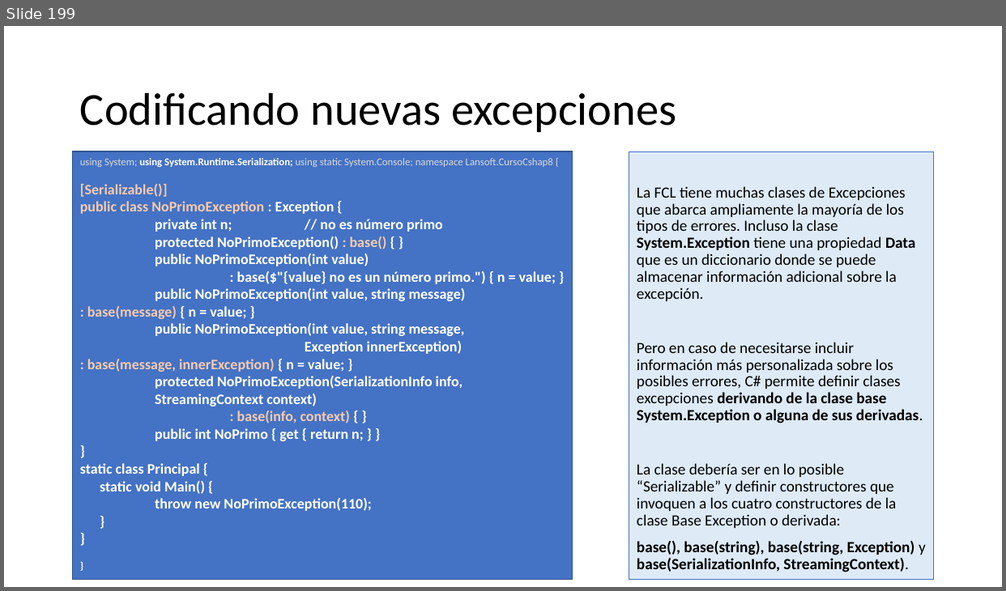
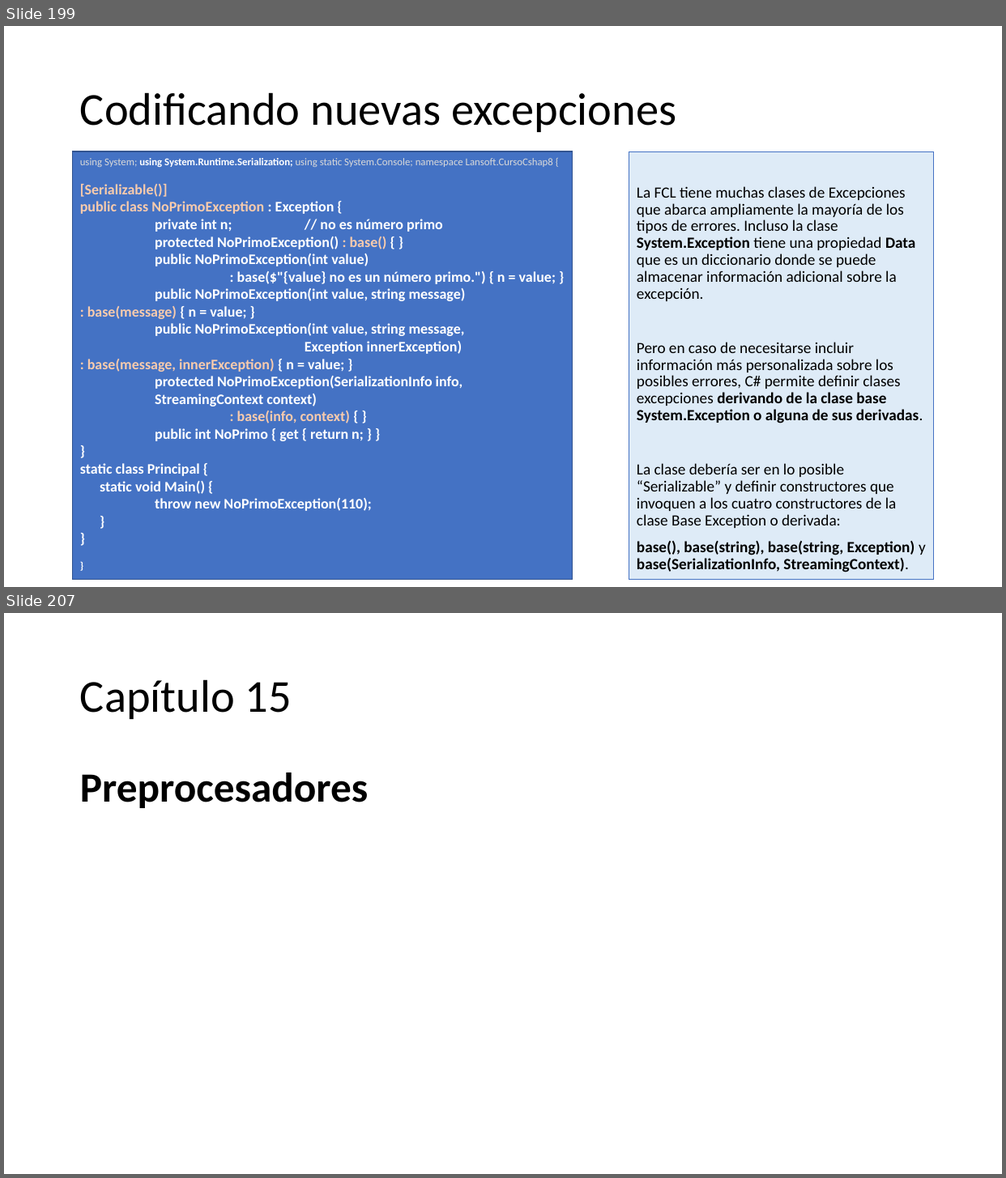
Before and after one commit to AlbertOsinaga/CursoCSharp__8, a slide deck: CSharpQuickReferencia.pptx. Shown one above the other, each under a label of ours: slide 199 before the commit, slides 199 and 207 after it; the slides between them are not shown. The pictures are 1006x591 and 1006x1178 pixels, drawn with LibreOffice and Linux fonts; fonts in the diff are those of the drawing. Boxes give left, top, right and bottom in pixels: in the first picture for what was removed or moved away, otherwise in the second. Text is boxed around its words. In the diff, an @@ line names an element or a change of style, - is before the commit and + after.

```diff
--- a/CSharpQuickReferencia.pptx
+++ b/CSharpQuickReferencia.pptx
@@ slide 207 added at <box>4,613,1002,1174</box>, background #FFFFFF @@
@@ title added at <box>80,679,292,719</box>, 44 pt, text #000000 @@
+Capítulo 15
@@ text added at <box>80,773,368,808</box>, 40 pt, text #000000, bold @@
+Preprocesadores
```
Also in this commit, not shown: 1 slide changed, 9 other slides added, 1 other file.
